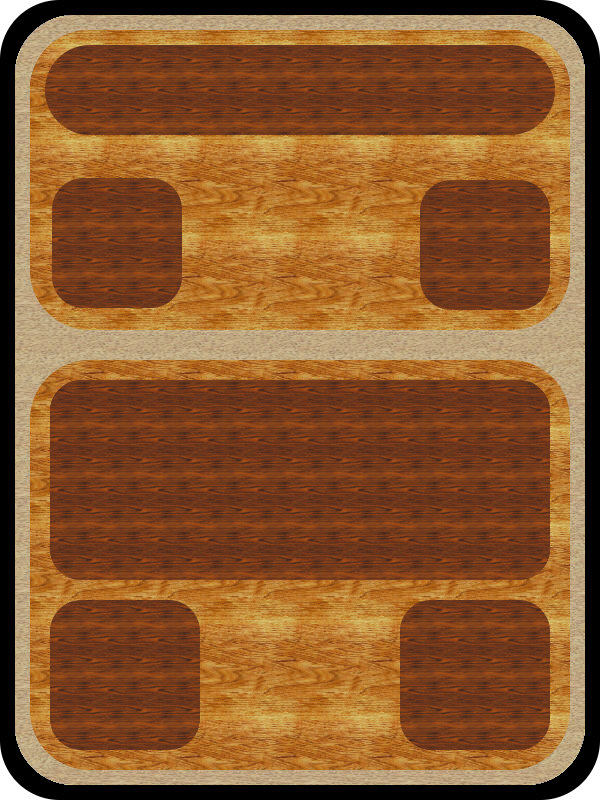
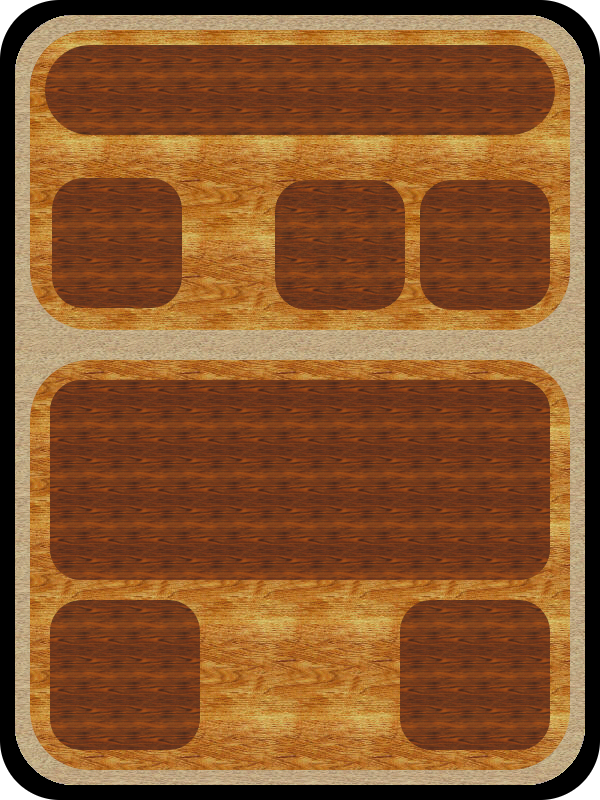
Comparing the layer stacks of the two 600x800 images. Changes:
painted on "Pasted Layer" over [275, 180, 550, 750]
renamed "FrontGround" to "gimpCardDisplaySpell.png", painted on it over [30, 30, 570, 770]
removed layer "MidGround" over [30, 30, 570, 770]
removed layer "BackGround" over [30, 30, 570, 770]
